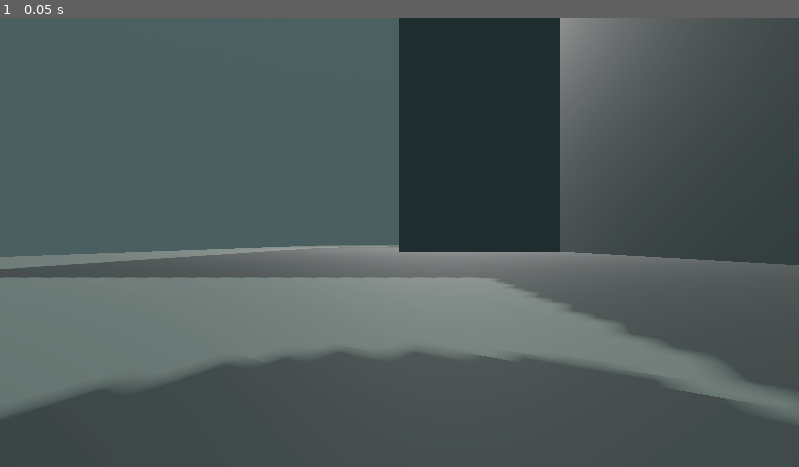
Above: before the commit, frame 1.
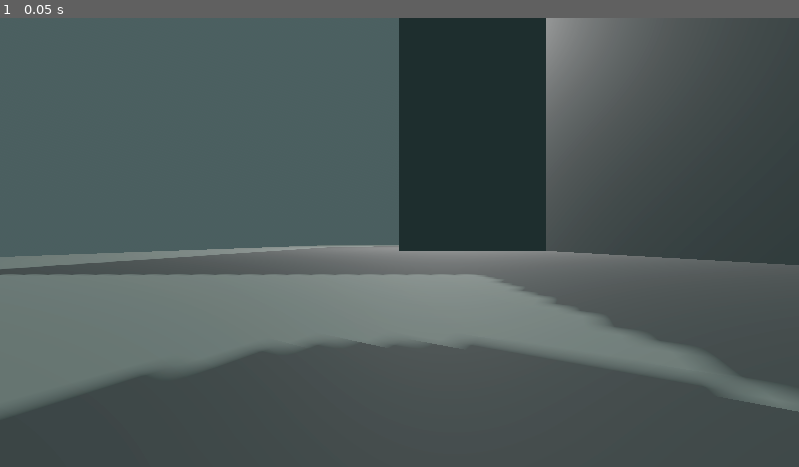
Above: after the commit, the same moment.

Repository: that404nerd/godot_game
Game: Godot game, scene res://scenes/main.tscn
The game is run twice, just before and just after one commit, with the same random seed, the same clock (stepped at 60 frames per second) and the same inputs.
Inputs:
- Up to frame 1 (0.05 s): no input

The runs differ from the first frame. In frame 1, 2.5% of the frame differs, in the area x 0-100%, y 0-90%.

Commit message:
Modified slide state to be cooler

Diff:
--- a/scenes/player.tscn
+++ b/scenes/player.tscn
@@ -56,7 +56,6 @@
 [node name="Camera3D" type="Camera3D" parent="CameraController/PlayerHead"]
 transform = Transform3D(1, 0, 0, 0, 1, 0, 0, 0, 1, 0, 0.2, 0)
 current = true
-fov = 70.0
 
 [node name="WeaponSocket" type="Node3D" parent="CameraController/PlayerHead/Camera3D"]
 transform = Transform3D(-4.371139e-08, 0, -1, 0, 1, 0, 1, 0, -4.371139e-08, 0.22, -0.196, -0.304)
Not shown, changed: src/player_crouch_state.cpp
Not shown, changed: src/player_crouch_state.h
